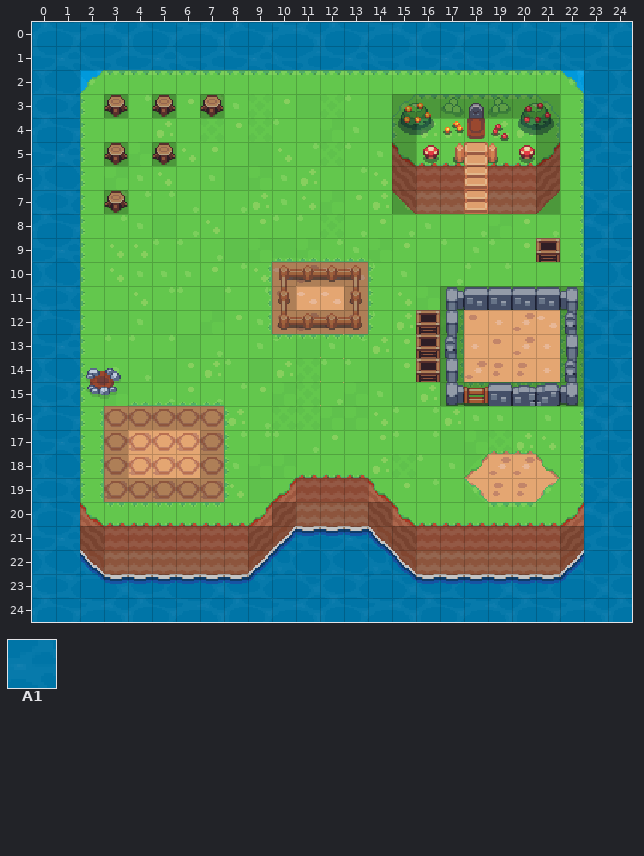
Level history. Tiled map: assets/maps/examen.tmx. Above: the version before the commit.
Cells are 16x16 px. Shown: x 0..24, y 0..24.
Key: from "tileset_sunnysideworld_16px": A1 76.
__ is an empty cell.
Layers that did not change in this view are not listed.
Layer "collisions_state0" before, first column x 0:
 0 A1 A1 A1 A1 A1 A1 A1 A1 A1 A1 A1 A1 A1 A1 A1 A1 A1 A1 A1 A1 A1 A1 A1 A1 A1
 1 A1 A1 A1 A1 A1 A1 A1 A1 A1 A1 A1 A1 A1 A1 A1 A1 A1 A1 A1 A1 A1 A1 A1 A1 A1
 2 A1 A1 __ __ __ __ __ __ __ __ __ __ __ __ __ __ __ __ __ __ __ __ __ A1 A1
 3 A1 A1 __ A1 __ A1 __ A1 __ __ __ __ __ __ __ A1 A1 A1 A1 A1 A1 A1 __ A1 A1
 4 A1 A1 __ __ __ __ __ __ __ __ __ __ __ __ __ A1 __ __ __ __ __ A1 __ A1 A1
 5 A1 A1 __ A1 __ A1 __ __ __ __ __ __ __ __ __ A1 __ __ __ __ __ A1 __ A1 A1
 6 A1 A1 __ __ __ __ __ __ __ __ __ __ __ __ __ A1 A1 A1 __ A1 A1 A1 __ A1 A1
 7 A1 A1 __ A1 __ __ __ __ __ __ __ __ __ __ __ A1 A1 A1 __ A1 A1 A1 __ A1 A1
 8 A1 A1 __ __ __ __ __ __ __ __ __ __ __ __ __ __ __ __ __ __ __ __ __ A1 A1
 9 A1 A1 __ __ __ __ __ __ __ __ __ __ __ __ __ __ __ __ __ __ __ A1 __ A1 A1
10 A1 A1 __ __ __ __ __ __ __ __ A1 A1 A1 A1 __ __ __ __ __ __ __ __ __ A1 A1
11 A1 A1 __ __ __ __ __ __ __ __ A1 __ __ A1 __ __ __ A1 A1 A1 A1 A1 A1 A1 A1
12 A1 A1 __ __ __ __ __ __ __ __ A1 A1 A1 A1 __ __ A1 A1 __ __ __ __ A1 A1 A1
13 A1 A1 __ __ __ __ __ __ __ __ __ __ __ __ __ __ A1 A1 __ __ __ __ A1 A1 A1
14 A1 A1 __ __ __ __ __ __ __ __ __ __ __ __ __ __ A1 A1 __ __ __ __ A1 A1 A1
15 A1 A1 __ __ __ __ __ __ __ __ __ __ __ __ __ __ __ A1 A1 A1 A1 A1 A1 A1 A1
16 A1 A1 __ A1 A1 A1 A1 A1 __ __ __ __ __ __ __ __ __ __ __ __ __ __ __ A1 A1
17 A1 A1 __ A1 __ __ __ A1 __ __ __ __ __ __ __ __ __ __ __ __ __ __ __ A1 A1
18 A1 A1 __ A1 __ __ __ A1 __ __ __ __ __ __ __ __ __ __ __ __ __ __ __ A1 A1
19 A1 A1 __ A1 A1 A1 A1 A1 __ __ __ A1 A1 A1 __ __ __ __ __ __ __ __ __ A1 A1
20 A1 A1 __ __ __ __ __ __ __ __ A1 A1 A1 A1 A1 __ __ __ __ __ __ __ __ A1 A1
21 A1 A1 A1 A1 A1 A1 A1 A1 A1 A1 A1 A1 A1 A1 A1 A1 A1 A1 A1 A1 A1 A1 A1 A1 A1
22 A1 A1 A1 A1 A1 A1 A1 A1 A1 A1 A1 A1 A1 A1 A1 A1 A1 A1 A1 A1 A1 A1 A1 A1 A1
23 A1 A1 A1 A1 A1 A1 A1 A1 A1 A1 A1 A1 A1 A1 A1 A1 A1 A1 A1 A1 A1 A1 A1 A1 A1
24 A1 A1 A1 A1 A1 A1 A1 A1 A1 A1 A1 A1 A1 A1 A1 A1 A1 A1 A1 A1 A1 A1 A1 A1 A1
Once edited:
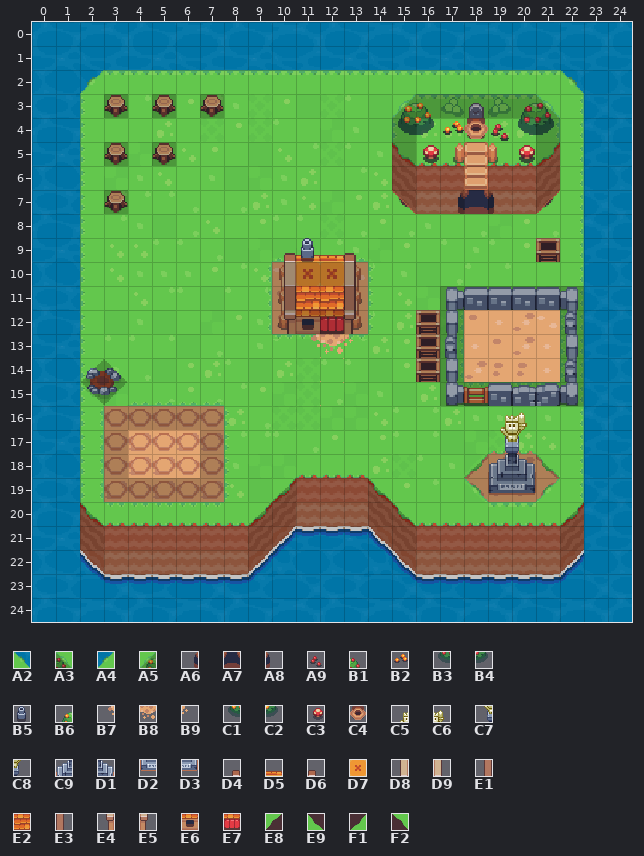
Further tiles: from "tileset_sunnysideworld_16px": A2 77, A3 77 turned 180, A4 77 turned 270, A5 77 turned 90, A6 138, A7 139, A8 140, A9 240, B1 242, B2 304 flipped left-right, B3 305, B4 306, B5 349, B6 369, B7 397, B8 398, B9 399, C1 433, C2 434, C3 561, C4 1132, C5 1196, C6 1197, C7 1260, C8 1261, C9 1324, D1 1325, D2 1388, D3 1389, D4 1615, D5 1616, D6 1617, D7 1682, D8 1743, D9 1745, E1 1807, E2 1808, E3 1809, E4 1871, E5 1873, E6 1936, E7 2000, E8 2124, E9 2124 flipped up-down, F1 2124 turned 180, F2 2124 turned 90.
Tiles of an added or newly shown layer are drawn over the layers below it.
See-through tiles are keyed as they look on the map.
From old to new:
Changed rows in their new state; .. is an unchanged cell.
Layer "cave_in" (now shown):
first column x 15:
 3 E8 .. .. .. .. .. F2
first column x 15:
 7 E9 .. .. .. .. .. F1
Layer "radevs_stone_profanated" (now shown):
first column x 15:
 3 B6 .. .. .. .. .. B1
 4 C1 C2 B2 C4 A9 B3 B4
 5 .. C3 .. .. .. C3 ..
 7 .. .. A6 A7 A8 .. ..
Layer "house_lv1" (now shown):
first column x 10:
 9 D4 D5 D5 D6
10 D8 D7 D7 D9
11 E1 E2 E2 E3
12 E4 E6 E7 E5
13 .. B7 B8 B9
Layer "house_lv1_up_details" (now shown):
first column x 11:
 9 B5
Layer "richards_glory" (now shown):
first column x 19:
16 C5 C6
17 C7 C8
18 C9 D1
19 D2 D3
Layer "collisions_state0":
first column x 2:
 2 A4 .. .. .. .. .. .. .. .. .. .. .. .. .. .. .. .. .. .. .. A2
 3 .. .. .. .. .. .. .. .. .. .. .. .. .. A5 .. .. .. .. .. A3 ..
first column x 15:
 7 A2 .. .. .. .. .. A4
first column x 2:
14 A5 A3 .. .. .. .. .. .. .. .. .. .. .. .. .. .. .. .. .. .. ..
15 A2 A4 .. .. .. .. .. .. .. .. .. .. .. .. .. .. .. .. .. .. ..
18 .. .. .. .. .. .. .. .. .. .. .. .. .. .. .. .. A5 A1 A1 A3 ..
19 .. .. .. .. .. .. .. .. A5 .. .. .. A3 .. .. .. A2 A1 A1 A4 ..
20 A3 .. .. .. .. .. .. A5 .. .. .. .. .. A3 .. .. .. .. .. .. A5
